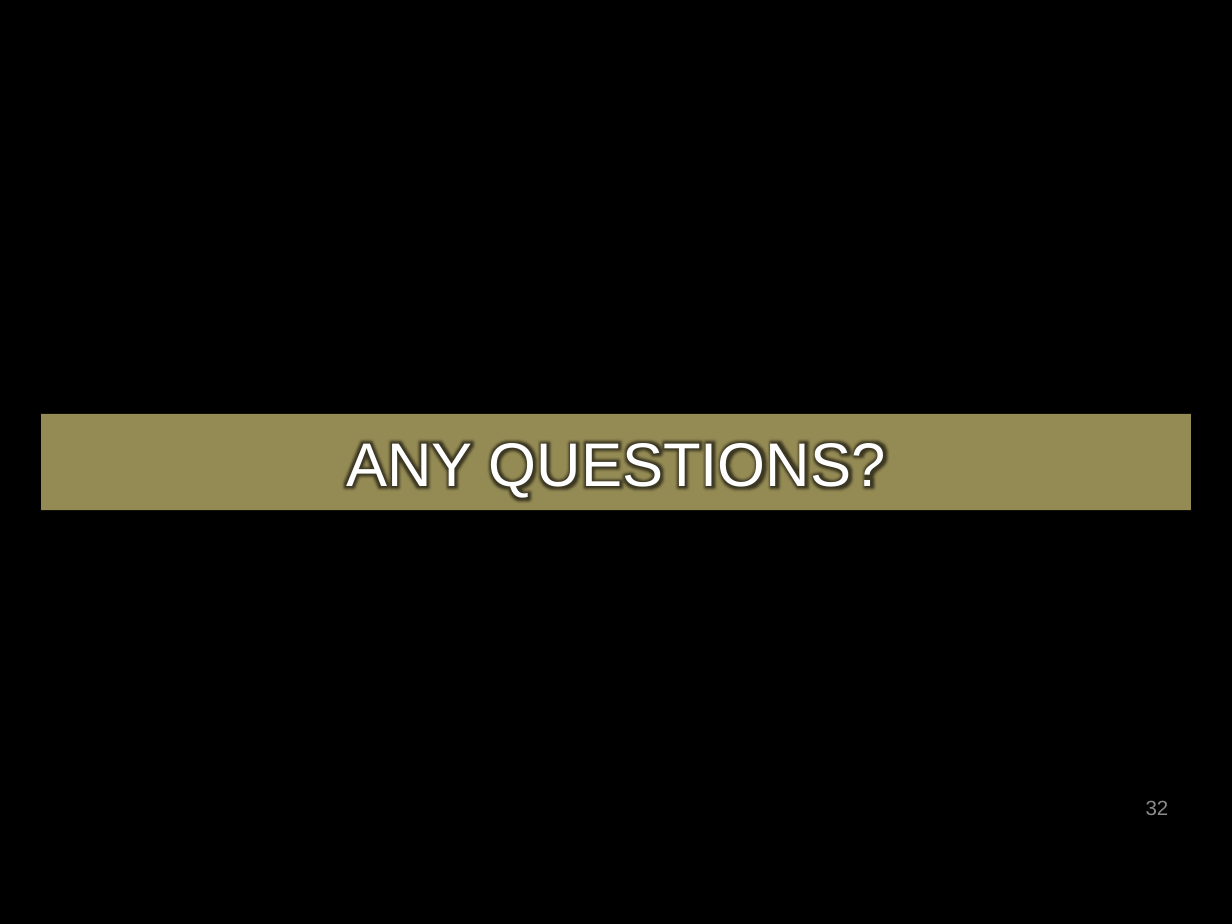
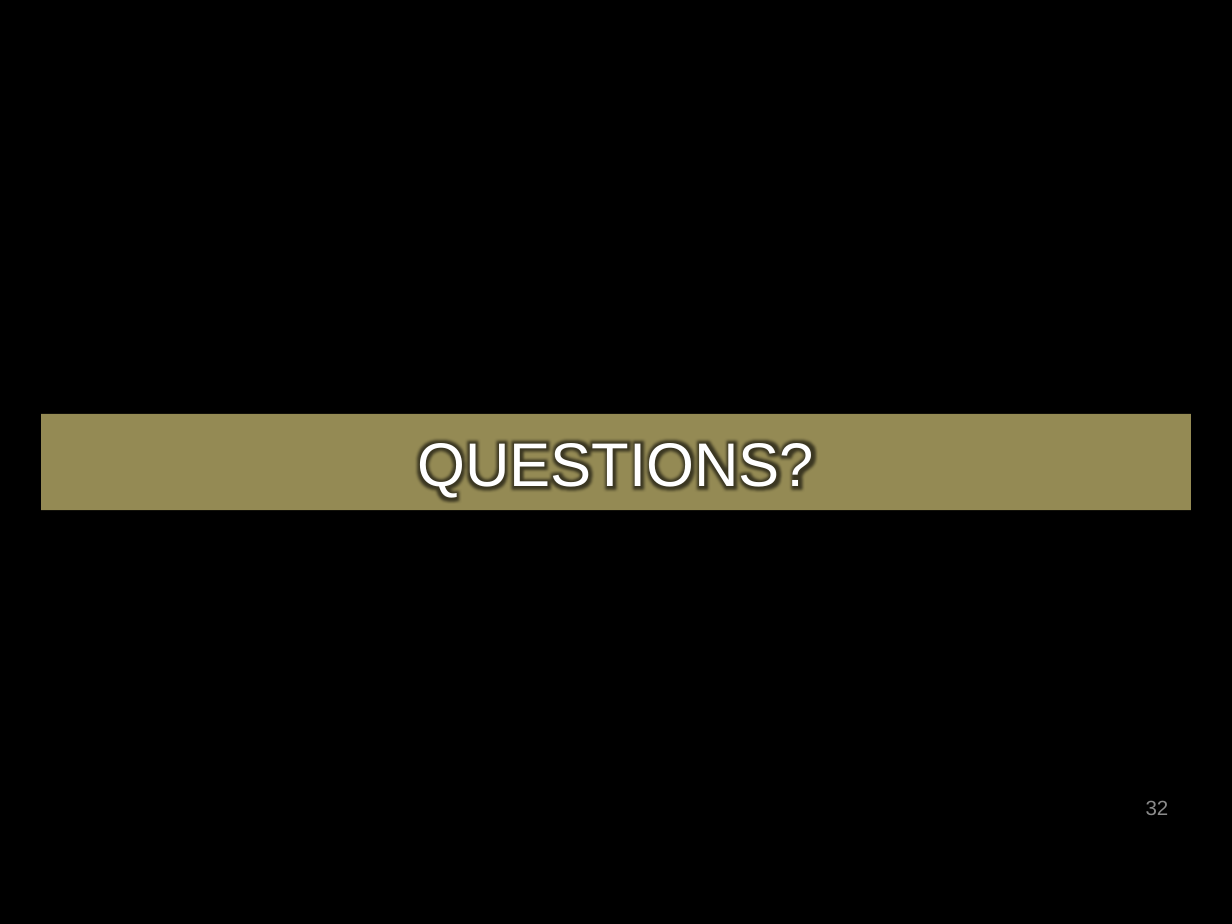
Before and after one commit to bg719/UCCS-Social-Robotics, a slide deck: slide 32 of docs/FinalSeminarPresentation.pptx. Drawn at 1232x924 pixels with LibreOffice and Linux fonts; fonts in the diff are those of the drawing; background and template pictures are left out. Boxes give left, top, right and bottom in pixels: in the first picture for what was removed or moved away, otherwise in the second. Text is boxed around its words. In the diff, an @@ line names an element or a change of style, - is before the commit and + after.

```diff
--- a/docs/FinalSeminarPresentation.pptx
+++ b/docs/FinalSeminarPresentation.pptx
@@ title at [417,440,814,498]: text changed @@
-ANY QUESTIONS?
+QUESTIONS?
```
Also in this commit, not shown: 20 other slides changed.
